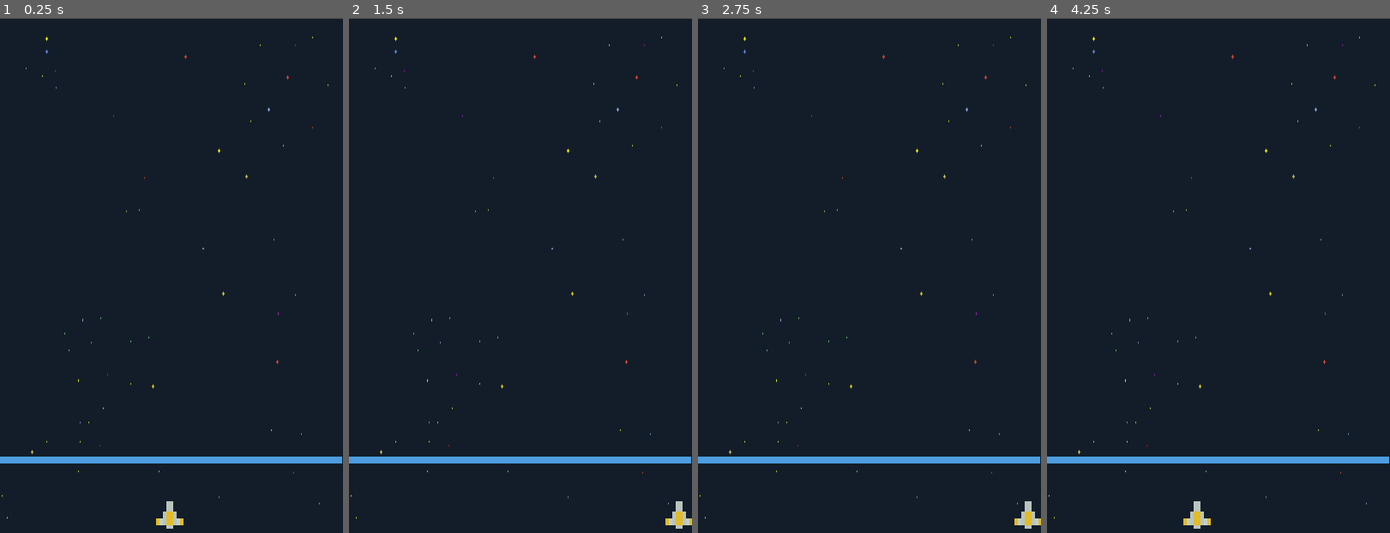
Above: before the commit, frames 1-4 (left to right).
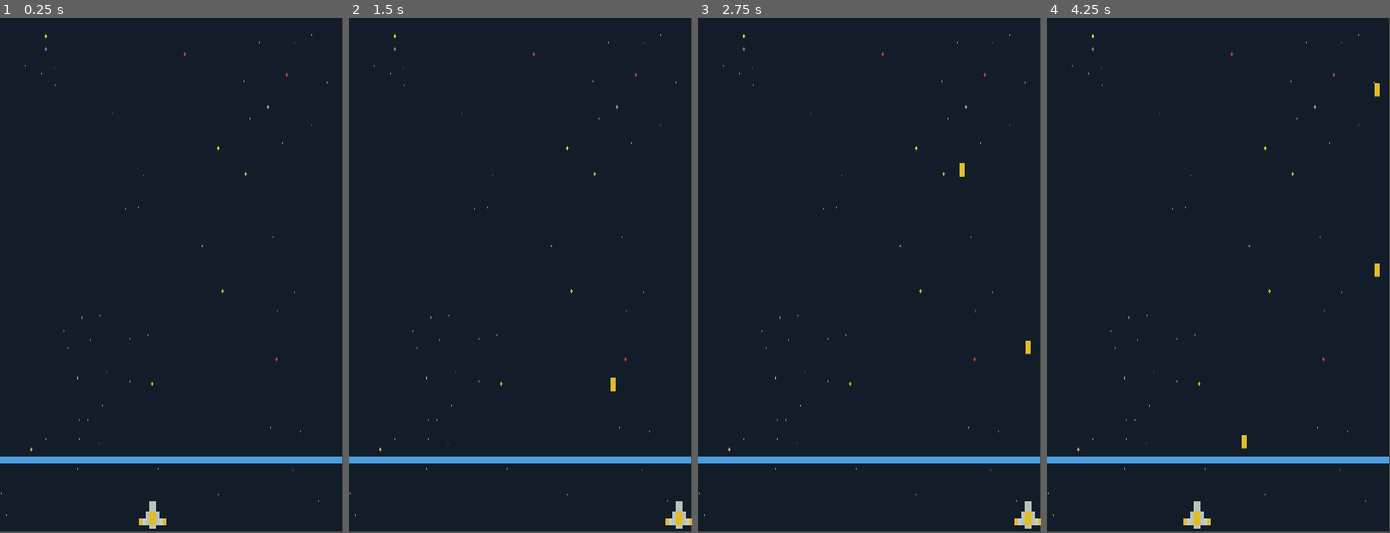
Above: after the commit, the same moments.

Repository: himanshusapkota/space-shooter
Game: Godot game, scene res://main.tscn
Two runs of this game, one before a commit and one after it. Both use one fixed random seed, a clock stepped at 60 frames per second and the inputs below.
Inputs (mouse positions are in pixels of both pictures, inside the frame that each line leads up to):
- Up to frame 1 (0.25 s): no input
- Up to frame 2 (1.5 s): tap Enter at 0.5 s; move the mouse to (595, 249) at 0.52 s; hold Right (right) 0.53-1.28 s; hold Space (shoot) 0.53-1.28 s; click (595, 249) at 0.67 s; move the mouse to (451, 301) at 1.27 s; hold Down from 1.28 s (still down); tap Space (shoot) at 1.35 s
- Up to frame 3 (2.75 s): tap Space (shoot) at 2 s; move the mouse to (903, 162) at 2.02 s; release Down at 2.03 s; hold Right (right) from 2.03 s (still down); hold Space (shoot) from 2.03 s (still down); tap Alt at 2.1 s
- Up to frame 4 (4.25 s): move the mouse to (1201, 378) at 2.77 s; release Right (right) at 2.78 s; release Space (shoot) at 2.78 s; hold Up 2.78-3.53 s; tap Shift at 2.85 s; click (1201, 378) at 2.92 s; tap Space (shoot) at 3.05 s; move the mouse to (1321, 352) at 3.52 s; hold Left (left) from 3.53 s (still down); hold Space (shoot) from 3.53 s (still down)

The runs differ from the first frame. In frame 1, 1.3% of the frame differs, in the area x 0-100%, y 0-100%; in frame 2, 1.0%; in frame 3, 1.0%; in frame 4, 1.1%.

Commit message:
Solved Error

Diff:
--- /dev/null
+++ b/Entities/Bullet/bullet.gd
@@ -0,0 +1,12 @@
+extends Node2D
+
+var bullet_speed = 200
+
+func _ready() -> void:
+	pass
+
+func _process(delta: float) -> void:
+	position.y -= bullet_speed * delta
+
+	if position.y < 0:
+		queue_free()
--- a/Entities/Bullet/bullet.tscn
+++ b/Entities/Bullet/bullet.tscn
@@ -1,11 +1,13 @@
 [gd_scene format=3 uid="uid://i2yqy6mhvs0r"]
 
 [ext_resource type="Texture2D" uid="uid://b2spmx6mhc0oa" path="res://assets/pixel_laser_yellow.png" id="1_vkx67"]
+[ext_resource type="Script" uid="uid://b3p6pir5o20rm" path="res://Entities/Bullet/bullet.gd" id="1_ymhw4"]
 
 [sub_resource type="RectangleShape2D" id="RectangleShape2D_h2yge"]
 size = Vector2(8, 17)
 
 [node name="Bullet" type="Node2D" unique_id=471423397]
+script = ExtResource("1_ymhw4")
 
 [node name="BulletSprite" type="Sprite2D" parent="." unique_id=171392840]
 position = Vector2(0, 1)
@@ -16,3 +18,5 @@
 
 [node name="CollisionShape2D" type="CollisionShape2D" parent="BulletArea" unique_id=918823010]
 shape = SubResource("RectangleShape2D_h2yge")
+
+[node name="bullet_instance" type="Node" parent="." unique_id=626618247]
--- /dev/null
+++ b/Entities/Bullet/bullet_area.gd
@@ -0,0 +1,11 @@
+extends Area2D
+
+
+# Called when the node enters the scene tree for the first time.
+func _ready() -> void:
+	pass # Replace with function body.
+
+
+# Called every frame. 'delta' is the elapsed time since the previous frame.
+func _process(delta: float) -> void:
+	pass
--- a/Entities/Player/player.gd
+++ b/Entities/Player/player.gd
@@ -1,12 +1,23 @@
 extends Node2D
 
+var bullet_scene = preload("res://Entities/Bullet/bullet.tscn")
 var direction: int = 0
 var speed: int = 300
+var shoot_time: float = 1.0
+var shoot_counter: float = 0.0
+
 func _ready():
-	print("Player script is ready!")
+	pass
 
 func _process(delta):
-	print("process running, direction=", direction)
+	shoot_counter += delta
+	if Input.is_action_pressed("shoot") and shoot_counter > shoot_time:
+		shoot_counter = 0
+		var bullet_instance = bullet_scene.instantiate()
+		bullet_instance.position.x = position.x
+		bullet_instance.position.y = position.y - 50
+		get_tree().current_scene.get_node("Bullets").add_child(bullet_instance)
+
 	if Input.is_action_pressed("left"):
 		direction = -1
 	elif Input.is_action_pressed("right"):
@@ -15,4 +26,4 @@
 		direction = 0
 
 	position.x += direction * speed * delta
-	position.x=clamp(position.x,15,385)
+	position.x = clamp(position.x, 15, 385)
--- a/Entities/Player/player.tscn
+++ b/Entities/Player/player.tscn
@@ -1,10 +1,41 @@
 [gd_scene format=3 uid="uid://cp374h8dax5f7"]
 
-[ext_resource type="Script" uid="uid://njntfnidwl2" path="res://Entities/Player/player.gd" id="1_3uyv8"]
 [ext_resource type="Texture2D" uid="uid://du5pjvonhxgya" path="res://assets/pixel_ship_yellow.png" id="1_4flbx"]
 
+[sub_resource type="GDScript" id="GDScript_mv1ah"]
+script/source = "extends Node2D
+
+var bullet_scene = preload(\"res://Entities/Bullet/bullet.tscn\")
+var direction: int = 0
+var speed: int = 300
+var shoot_time: float = 1.0
+var shoot_counter: float = 0.0
+
+func _ready():
+	print(\"Player script is ready!\")
+
+func _process(delta):
+	shoot_counter += delta
+	if Input.is_action_pressed(\"shoot\") and shoot_counter > shoot_time:
+		shoot_counter = 0
+		var bullet_instance = bullet_scene.instantiate()
+		bullet_instance.position.x = position.x
+		bullet_instance.position.y = position.y - 50
+		get_tree().current_scene.get_node(\"Bullets\").add_child(bullet_instance)
+
+	if Input.is_action_pressed(\"left\"):
+		direction = -1
+	elif Input.is_action_pressed(\"right\"):
+		direction = 1
+	else:
+		direction = 0
+
+	position.x += direction * speed * delta
+	position.x = clamp(position.x, 15, 385)
+"
+
 [node name="Player" type="Node2D" unique_id=458508747]
-script = ExtResource("1_3uyv8")
+script = SubResource("GDScript_mv1ah")
 
 [node name="Ship" type="Sprite2D" parent="." unique_id=775081245]
 scale = Vector2(0.4, 0.4)
--- /dev/null
+++ b/main.gd
@@ -0,0 +1,11 @@
+extends Node2D
+
+
+# Called when the node enters the scene tree for the first time.
+func _ready() -> void:
+	pass # Replace with function body.
+
+
+# Called every frame. 'delta' is the elapsed time since the previous frame.
+func _process(delta: float) -> void:
+	pass
--- a/main.tscn
+++ b/main.tscn
@@ -10,12 +10,12 @@
 [node name="Main" type="Node2D" unique_id=1953272446]
 
 [node name="BackgroundandSprite" type="Sprite2D" parent="." unique_id=1949163501]
-position = Vector2(200, 301)
+position = Vector2(199, 298)
 scale = Vector2(1, 1.5)
 texture = ExtResource("1_ig7tw")
 
 [node name="Player" parent="." unique_id=458508747 instance=ExtResource("2_0xm2m")]
-position = Vector2(198, 577)
+position = Vector2(178, 577)
 
 [node name="Area2D" type="Area2D" parent="." unique_id=1338095165]
 
@@ -27,3 +27,5 @@
 [node name="CollisionShape2D" type="CollisionShape2D" parent="Area2D" unique_id=2101840410]
 position = Vector2(199, 515)
 shape = SubResource("RectangleShape2D_q03w0")
+
+[node name="Bullets" type="Node" parent="." unique_id=1188779104]
--- /dev/null
+++ b/player.gd
@@ -0,0 +1,24 @@
+extends Node2D
+var bullet_scene = preload("res://Entities/Bullet/bullet.tscn")
+var direction: int = 0
+var speed: int = 300
+var shoot_time: float = 1.0
+var shoot_counter: float = 0.0
+func _ready():
+	print("Player script is ready!")
+func _process(delta):
+	shoot_counter += delta
+	if Input.is_action_pressed("shoot") and shoot_counter > shoot_time:
+		shoot_counter = 0
+		var bullet_instance = bullet_scene.instantiate()
+		bullet_instance.position.x = position.x
+		bullet_instance.position.y = position.y - 50
+		get_tree().current_scene.get_node("Bullets").add_child(bullet_instance)
+	if Input.is_action_pressed("left"):
+		direction = -1
+	elif Input.is_action_pressed("right"):
+		direction = 1
+	else:
+		direction = 0
+	position.x += direction * speed * delta
+	position.x = clamp(position.x, 15, 385)
Not shown, added: Entities/Bullet/bullet.gd.uid
Not shown, added: Entities/Bullet/bullet_area.gd.uid
Not shown, added: main.gd.uid
Not shown, added: player.gd.uid
